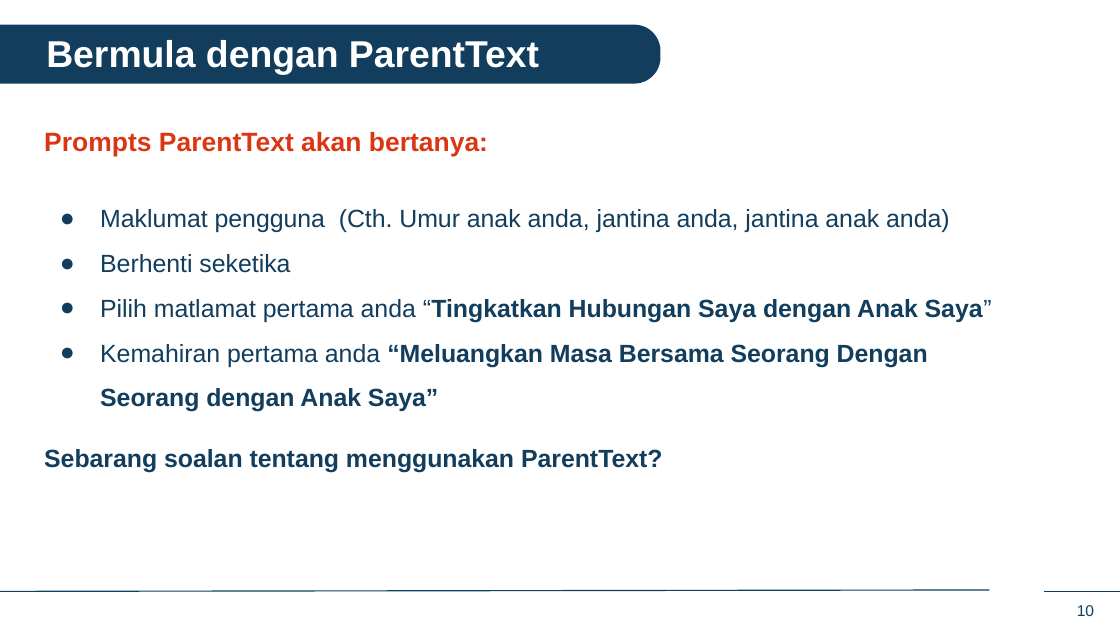
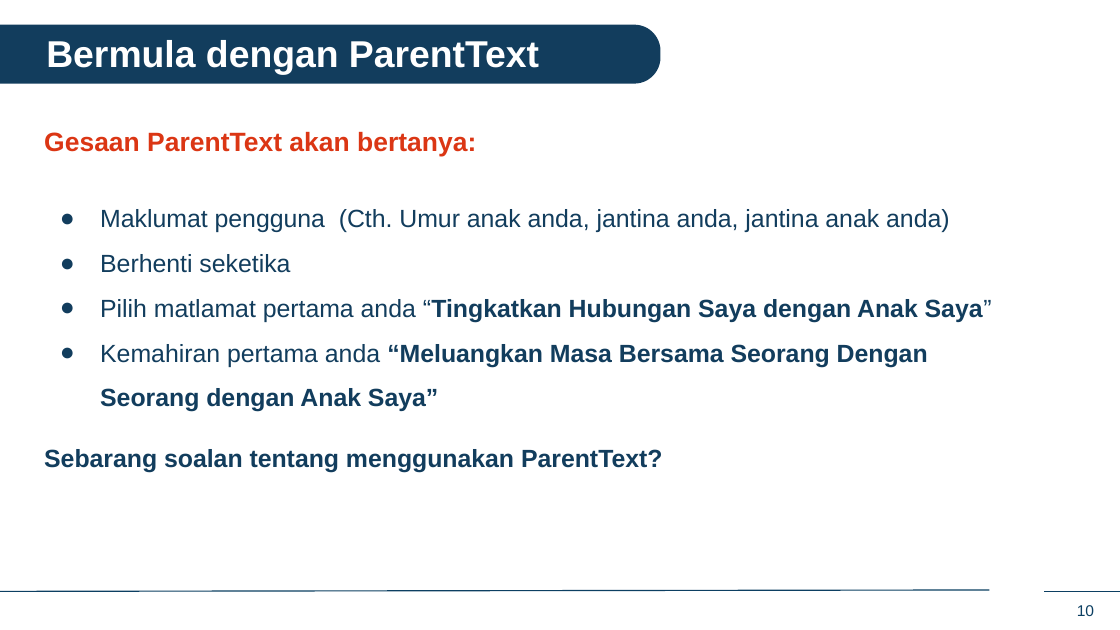
Before and after one commit to IDEMSInternational/plh-digital-content, a slide deck: slide 10 of translations/facilitator_app_malaysia/ms/ms_in_person_sessions.pptx. Drawn at 1120x630 pixels with LibreOffice and Linux fonts; fonts in the diff are those of the drawing; background and template pictures are left out. Boxes give left, top, right and bottom in pixels: in the first picture for what was removed or moved away, otherwise in the second. Text is boxed around its words. In the diff, an @@ line names an element or a change of style, - is before the commit and + after.

```diff
--- a/translations/facilitator_app_malaysia/ms/ms_in_person_sessions.pptx
+++ b/translations/facilitator_app_malaysia/ms/ms_in_person_sessions.pptx
@@ text at (x1=44, y1=131, x2=476, y2=156): text changed @@
-Prompts ParentText akan bertanya:
+Gesaan ParentText akan bertanya:
```
Also in this commit, not shown: 10 other slides changed.
